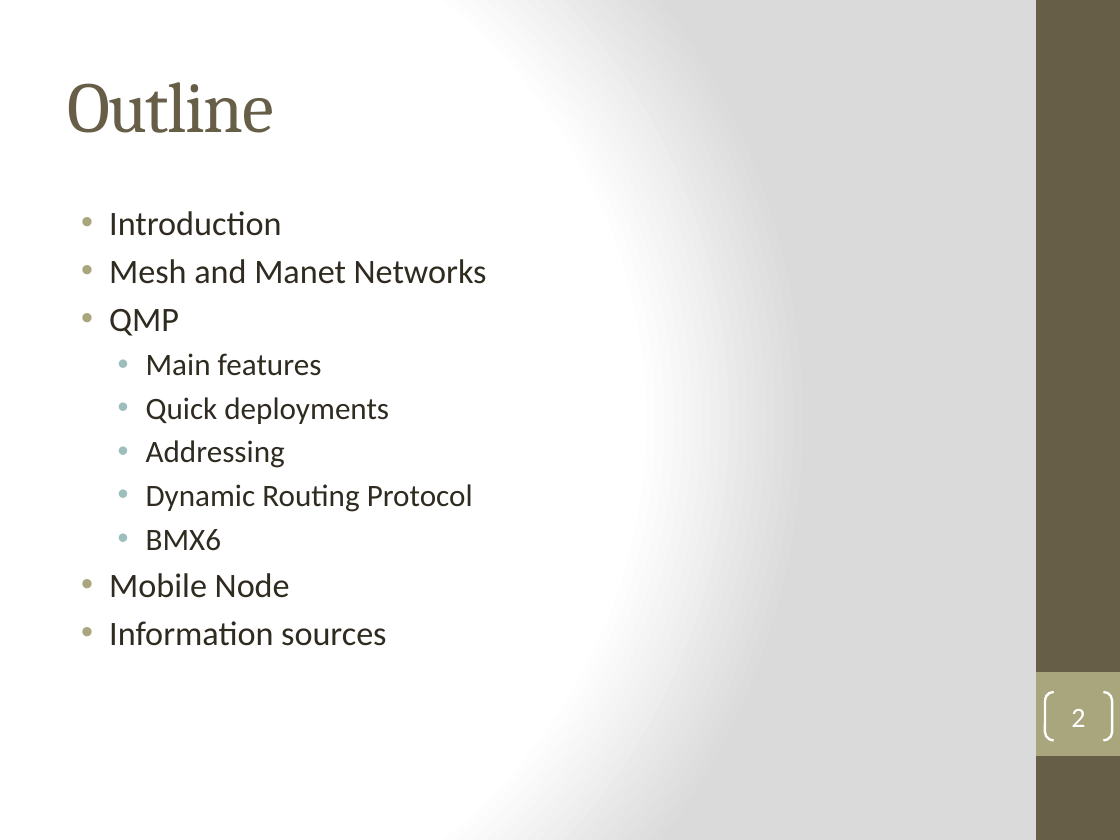
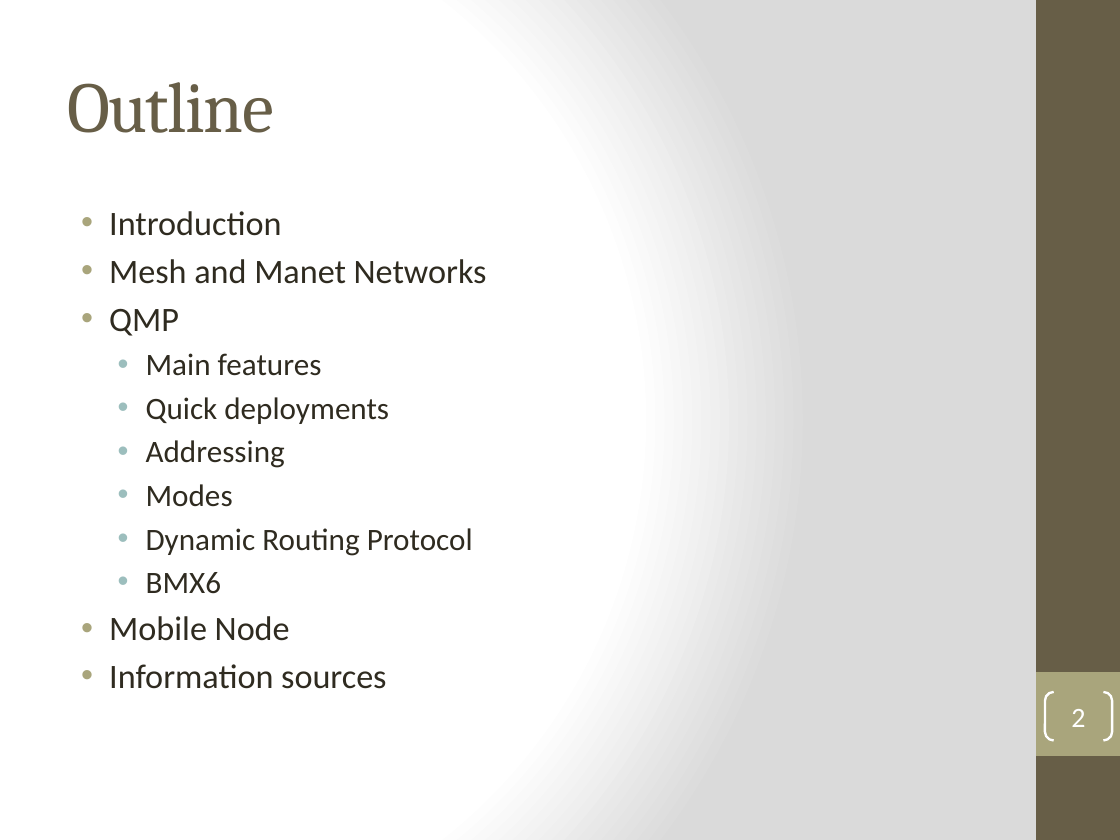
Before and after one commit to ferry91/MobileNode-TFG, a slide deck: slide 2 of Presentation-demo/MN_QMP_Demo.pptx. Drawn at 1120x840 pixels with LibreOffice and Linux fonts; fonts in the diff are those of the drawing. Boxes give left, top, right and bottom in pixels: in the first picture for what was removed or moved away, otherwise in the second. Text is boxed around its words. In the diff, an @@ line names an element or a change of style, - is before the commit and + after.

```diff
--- a/Presentation-demo/MN_QMP_Demo.pptx
+++ b/Presentation-demo/MN_QMP_Demo.pptx
@@ text at <box>146,484,233,507</box>: paragraph added @@
+  • Modes
```
Also in this commit, not shown: 3 other slides changed, 2 slides added, 1 other file.
